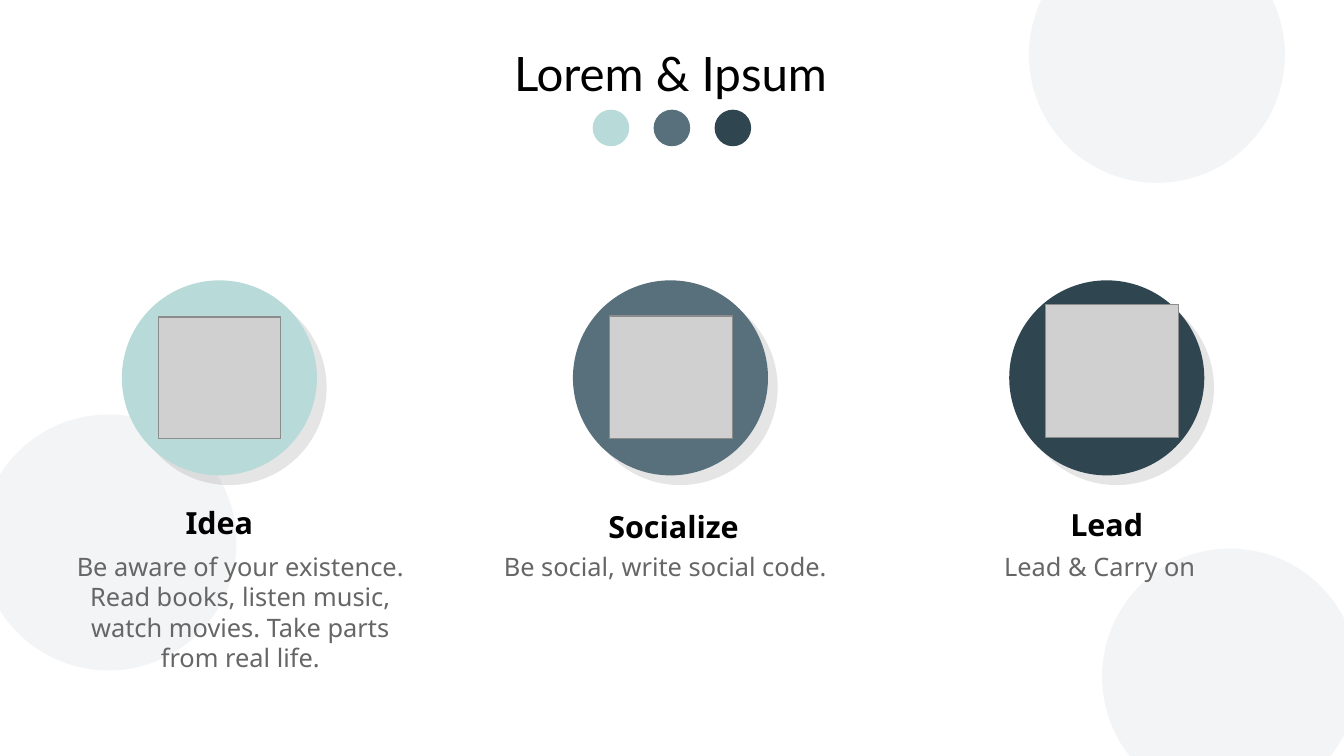
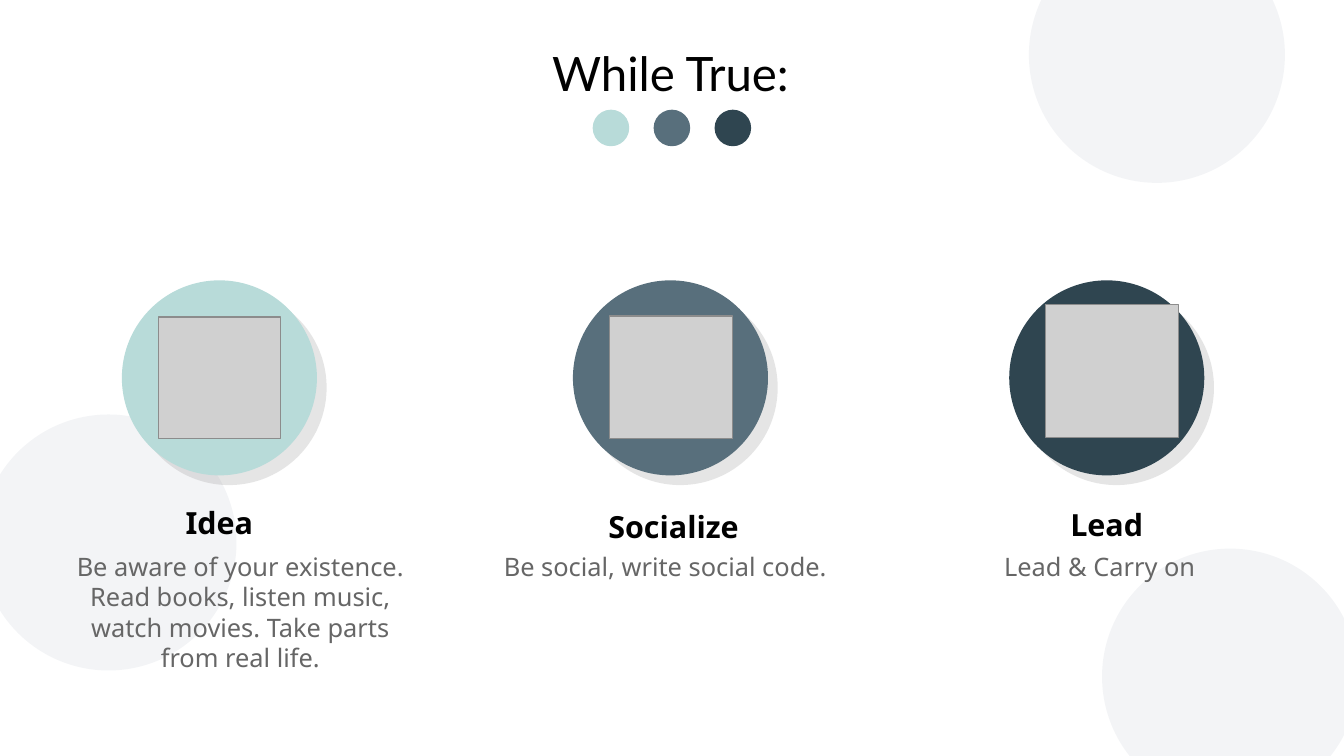
Before and after one commit to masscollabs/massCON2025, a slide deck: slide 8 of partners.odp. Drawn at 1344x756 pixels with LibreOffice and Linux fonts; fonts in the diff are those of the drawing; grey boxes stand for pictures; background and template pictures are left out. Boxes give left, top, right and bottom in pixels: in the first picture for what was removed or moved away, otherwise in the second. Text is boxed around its words. In the diff, an @@ line names an element or a change of style, - is before the commit and + after.

```diff
--- a/partners.odp
+++ b/partners.odp
@@ text at [552, 56, 789, 92]: text changed @@
-Lorem & Ipsum
+While True:
```
Also in this commit, not shown: 1 other slide changed, 1 other file.
